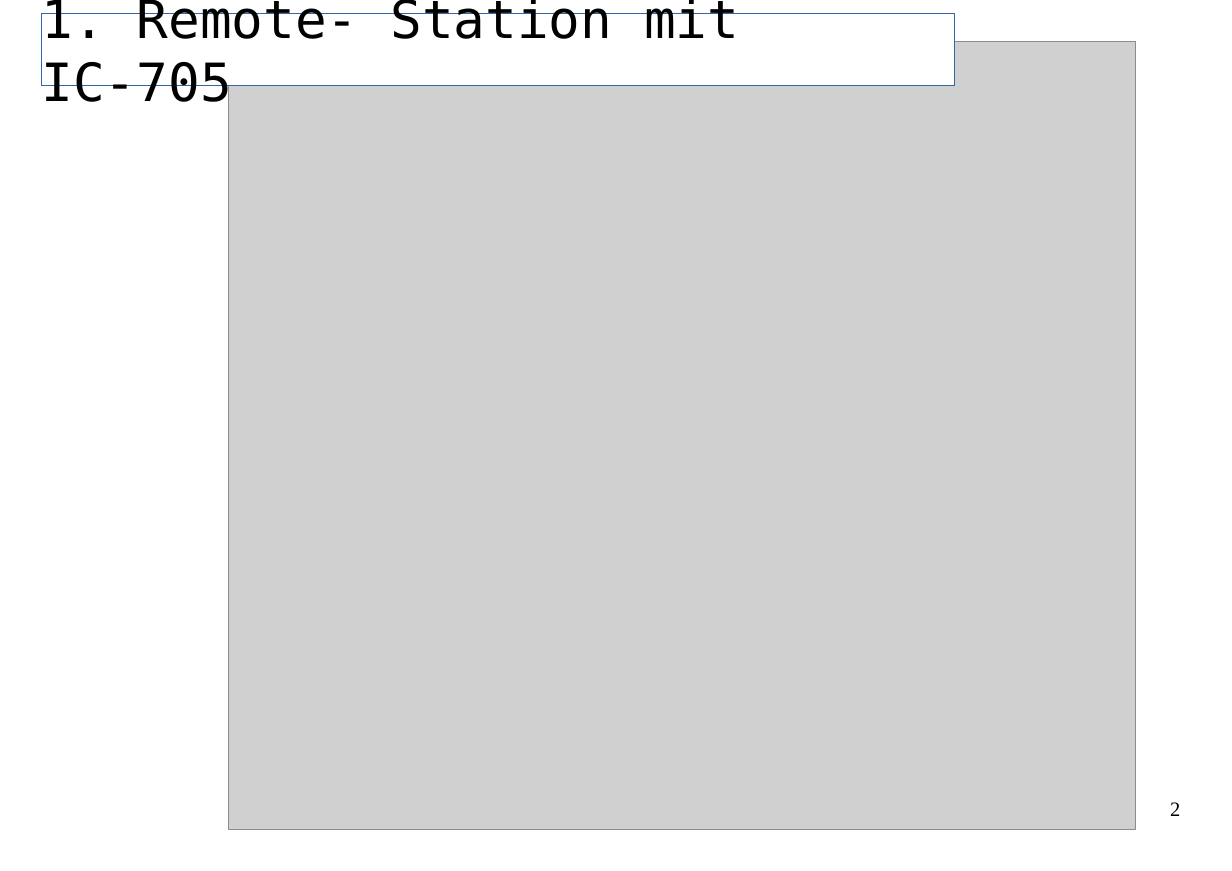
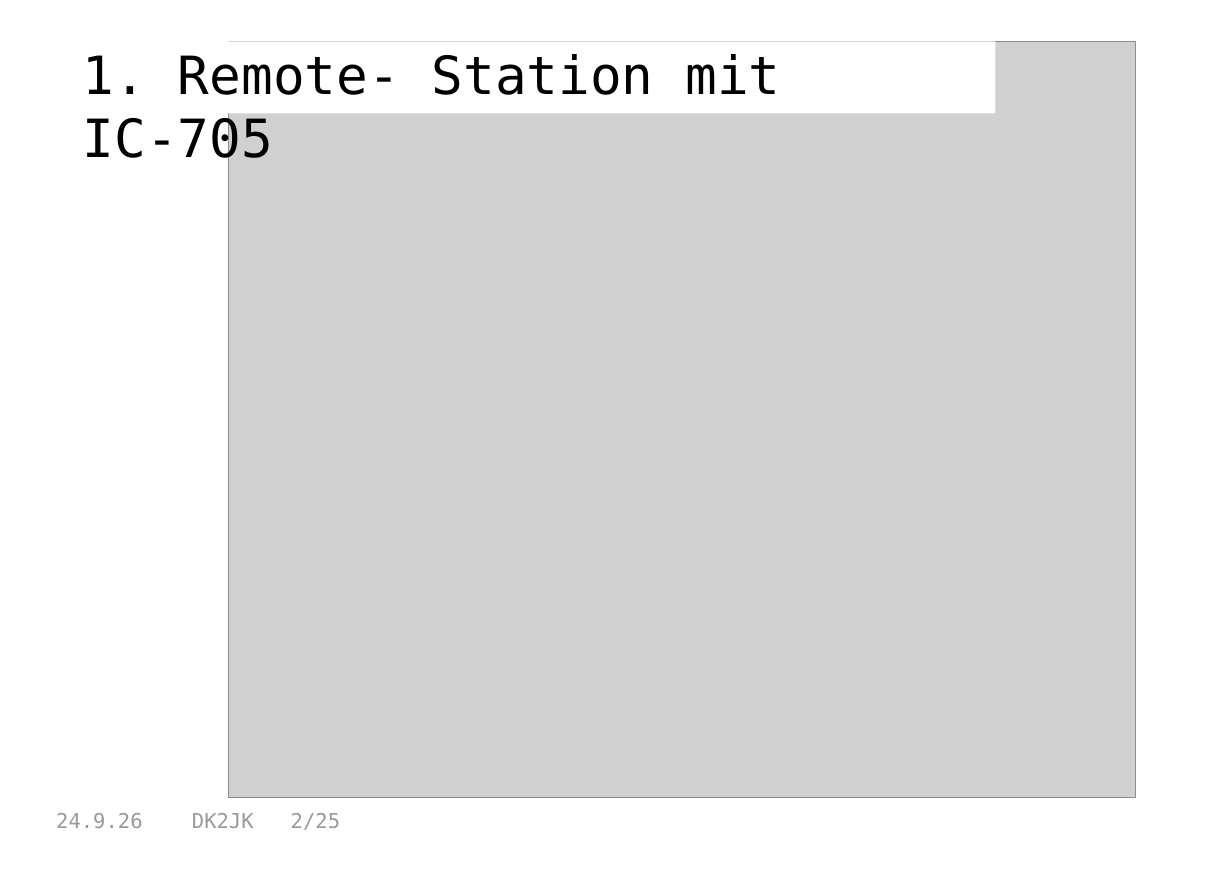
Before and after one commit to dk2jk/CAT--Control, a slide deck: slide 2 of Beispiele-CAT-Steuerung.odp. Drawn at 1232x871 pixels with LibreOffice and Linux fonts; fonts in the diff are those of the drawing; grey boxes stand for pictures. Boxes give left, top, right and bottom in pixels: in the first picture for what was removed or moved away, otherwise in the second. Text is boxed around its words. In the diff, an @@ line names an element or a change of style, - is before the commit and + after.

```diff
--- a/Beispiele-CAT-Steuerung.odp
+++ b/Beispiele-CAT-Steuerung.odp
@@ title "1. Remote- Station mit IC-705": place and size @@
-title "1. Remote- Station mit IC-705" at [41, 14, 954, 85]
+title "1. Remote- Station mit IC-705" at [83, 41, 996, 113]
@@ title "1. Remote- Station mit IC-705" at [83, 41, 996, 113]: vertical alignment middle to top; outline #3465A4 0 pt to none @@
@@ picture: place and size @@
-picture at [229, 41, 1136, 829]
+picture at [229, 41, 1136, 797]
@@ page number removed at [1170, 802, 1180, 816] @@
-2
@@ text added at [56, 813, 340, 830], 14 pt, text #999999 @@
+24.9.26 DK2JK 2/25
```
Also in this commit, not shown: 20 other slides changed, 4 slides added, 2 slides removed, 2 other files.
